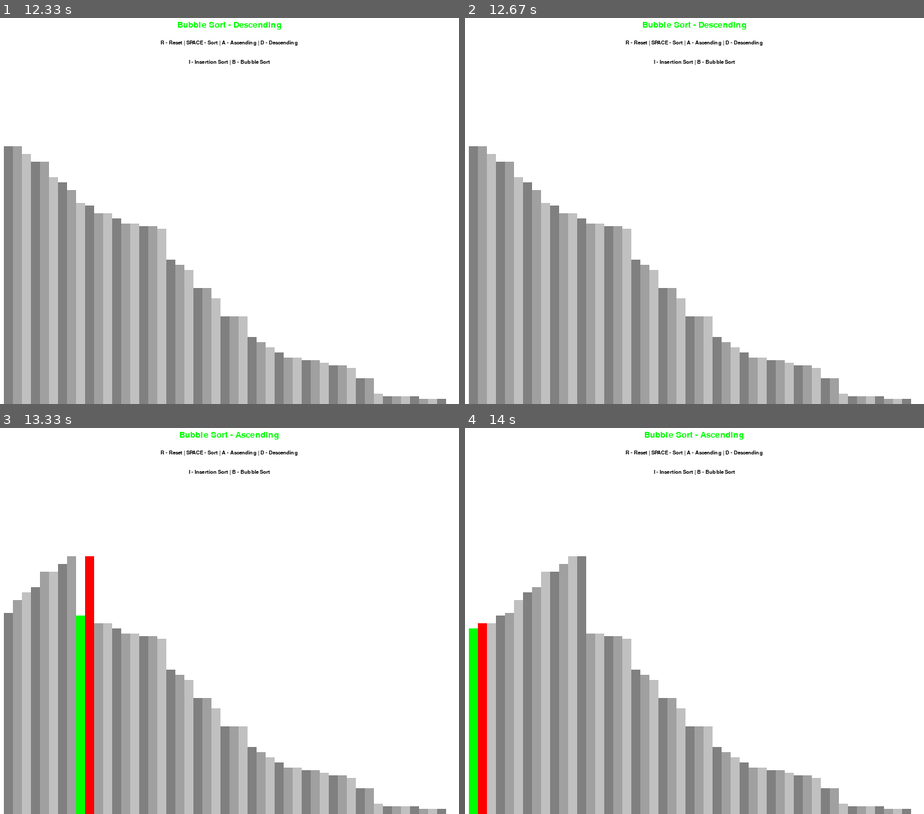
Above: before the commit, frames 1-4 (two rows, left to right).
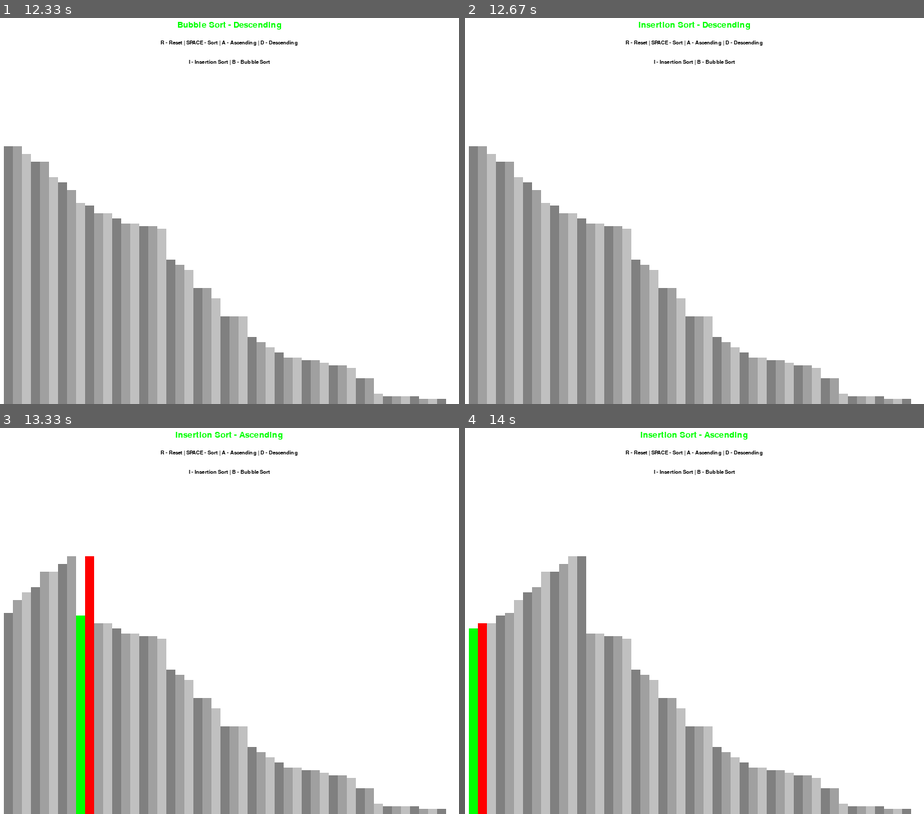
Above: after the commit, the same moments.

Repository: muktoakash/sorting-algorithm-visualizer
Game: pygame game, started from visualizer.py
Same seed, same stepped clock (60 frames per second), same inputs: the game is played once before the commit and once after it.
Inputs:
- Up to frame 1 (12.33 s): hold B 0.33-0.97 s; hold D 0.33-0.97 s; hold D 1-1.63 s; tap Space at 1.07, 1.37, 1.73, 2.03, 12.23 s; tap I at 1.15, 12.32 s; hold A 1.67-2.13 s; hold D from 12.17 s (still down)
- Up to frame 2 (12.67 s): tap Space at 12.53 s; release D at 12.63 s
- Up to frame 3 (13.33 s): hold A 12.67-13.2 s; tap Space at 12.73, 13.03 s
- Up to frame 4 (14 s): no input

Frame 1 is identical in both runs. In frame 2, 0.3% of the frame differs, in the area x 37-63%, y 1-4%; in frame 3, 0.3%; in frame 4, 0.3%.

Commit message:
Complete video tutorial

Diff:
--- a/visualizer.py
+++ b/visualizer.py
@@ -163,6 +163,12 @@
                 ascending = True
             elif event.key == pygame.K_d and sorting == False:
                 ascending = False
+            elif event.key == pygame.K_i and sorting == False:
+                sorting_algorithm = insertion_sort
+                sorting_algo_name = "Insertion Sort"
+            elif event.key == pygame.K_b and sorting == False:
+                sorting_algorithm = bubble_sort
+                sorting_algo_name = "Bubble Sort"
 
     pygame.quit()
 
